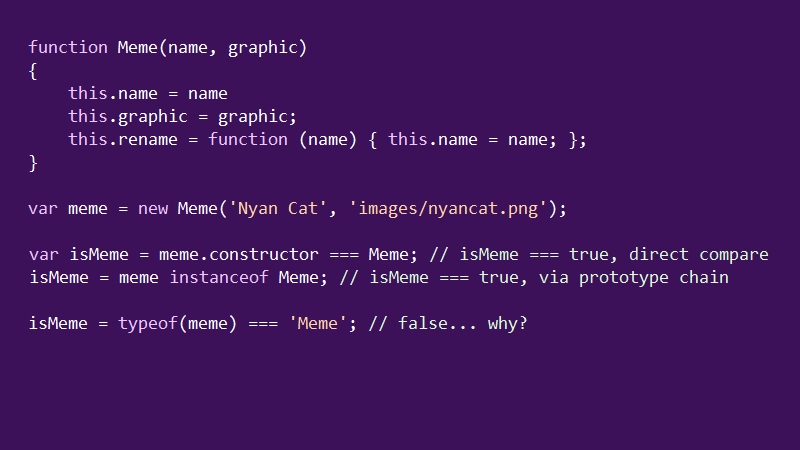
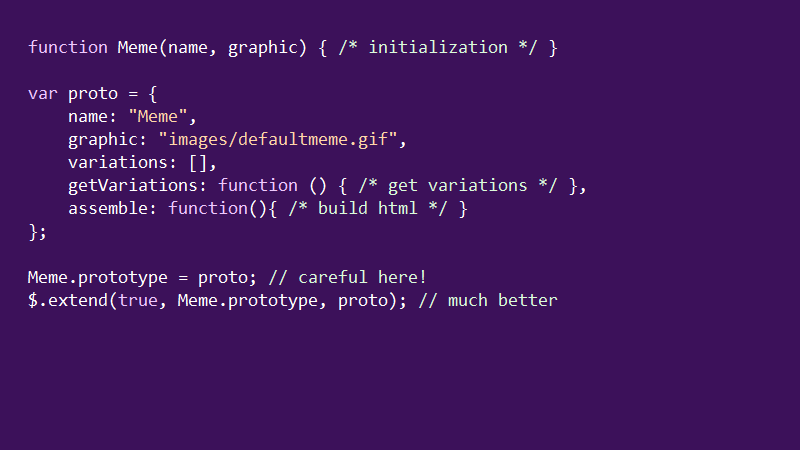
Two versions of the same layered image (800px x 450px). Layer-by-layer changes:
added group "Constructor" with 4 layers above "Prototype" over [27, 39, 769, 333]
hid "Constructor3", moved it into group "Constructor" over [27, 39, 769, 333]
added group "Prototype" with 15 layers above "Instance" over [27, 39, 769, 333]
added layer "Layer 3" in group "Prototype" over [27, 39, 632, 328]
moved "Instance1" into group "Instance" over [28, 39, 550, 78]
